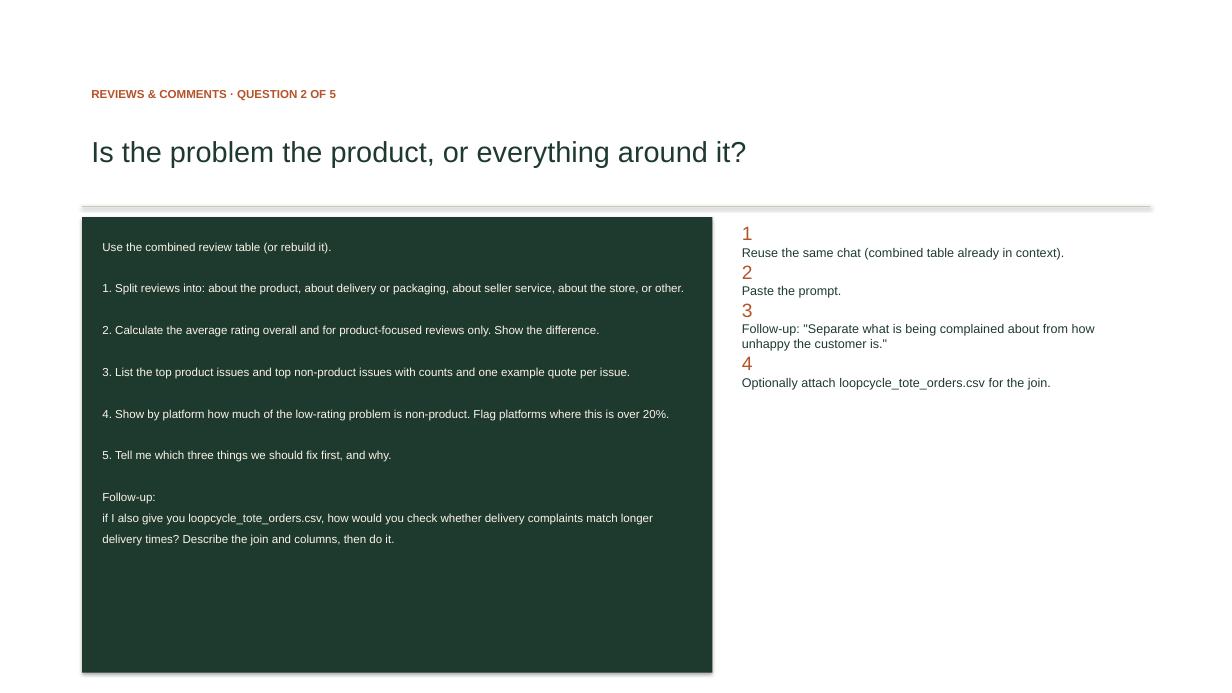
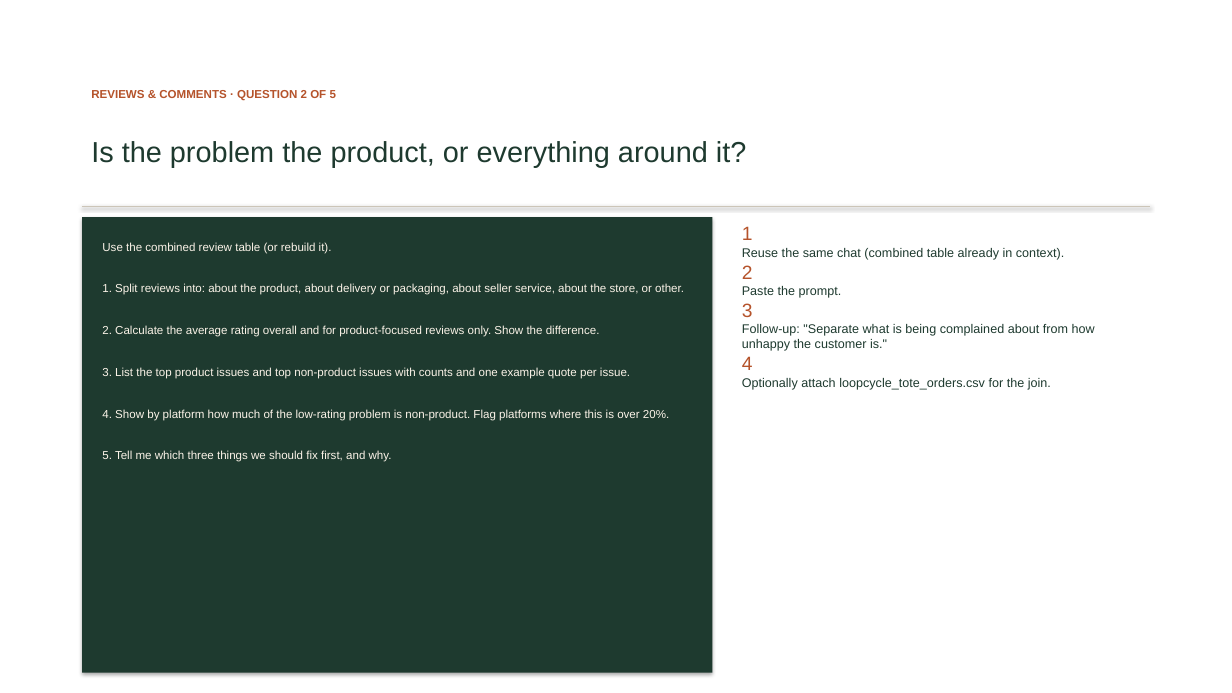
Before and after one commit to itsbharathp/LoopCycle, a slide deck: slide 34 of Prestentations/AI for Content Creation — The Basics.pptx. Drawn at 1232x693 pixels with LibreOffice and Linux fonts; fonts in the diff are those of the drawing. Boxes give left, top, right and bottom in pixels: in the first picture for what was removed or moved away, otherwise in the second. Text is boxed around its words. In the diff, an @@ line names an element or a change of style, - is before the commit and + after.

```diff
--- a/Prestentations/AI for Content Creation — The Basics.pptx
+++ b/Prestentations/AI for Content Creation — The Basics.pptx
@@ text at (102, 492, 653, 546): paragraphs removed @@
-Follow-up:
-if I also give you loopcycle_tote_orders.csv, how would you check whether delivery complaints match longer delivery times? Describe the join and columns, then do it.
```
Also in this commit, not shown: 16 other slides changed.
